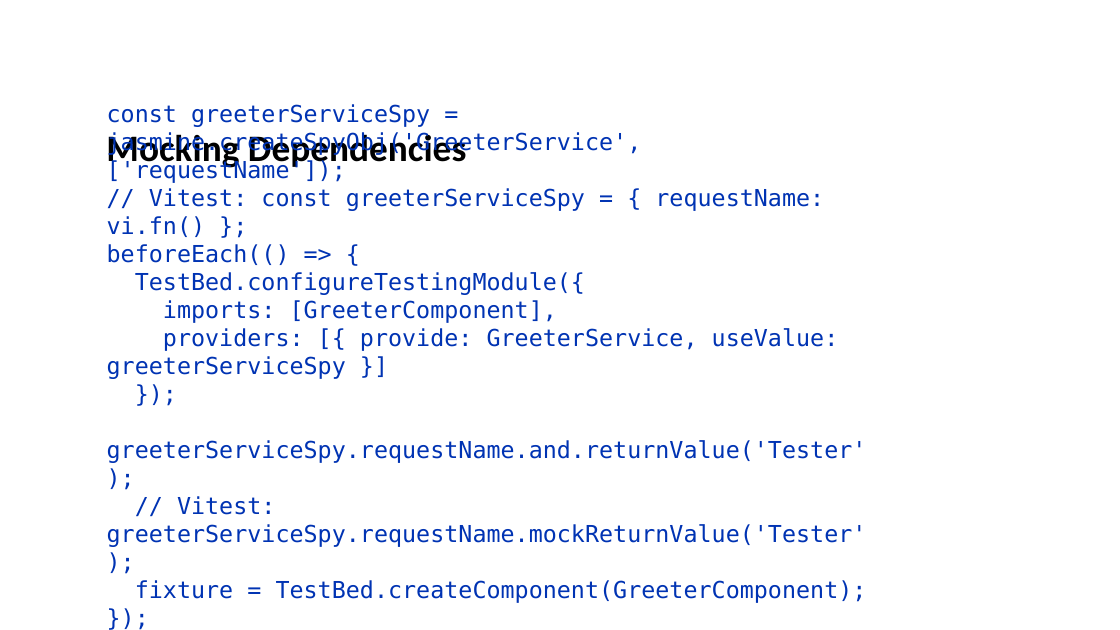
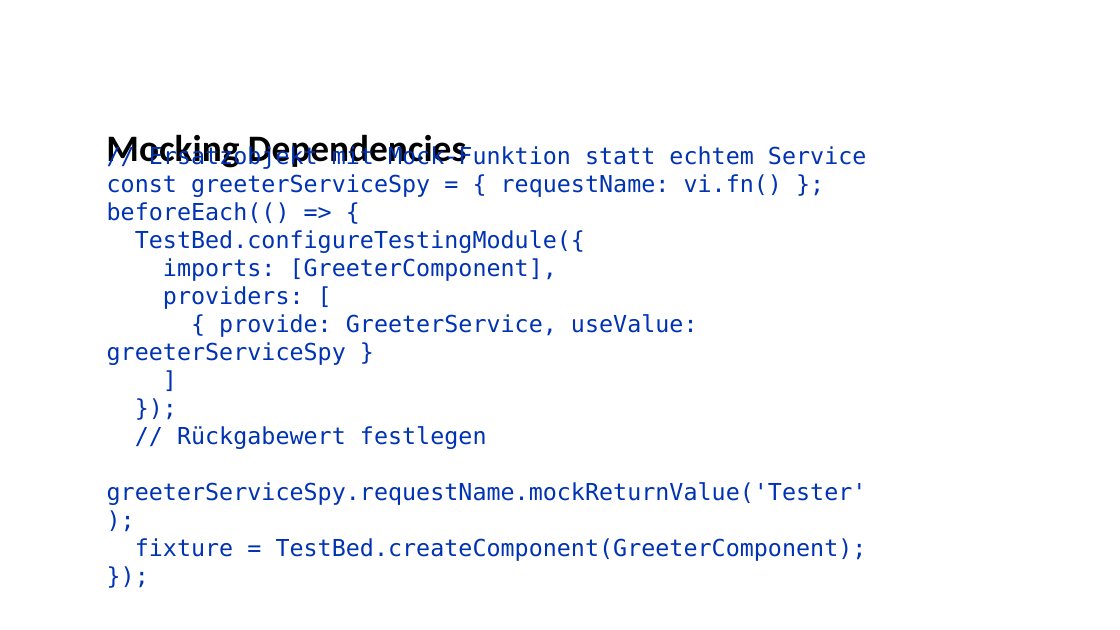
Before and after one commit to goetzingert/angular, a slide deck: slide 19 of Testing_angular21.pptx (slide 18 before the commit). Drawn at 1120x630 pixels with LibreOffice and Linux fonts; fonts in the diff are those of the drawing. Boxes give left, top, right and bottom in pixels: in the first picture for what was removed or moved away, otherwise in the second. Text is boxed around its words. In the diff, an @@ line names an element or a change of style, - is before the commit and + after.

```diff
--- a/Testing_angular21.pptx
+++ b/Testing_angular21.pptx
@@ text at (107,145,866,197): text changed @@
-const greeterServiceSpy = jasmine.createSpyObj('GreeterService', ['requestName']);
-// Vitest: const greeterServiceSpy = { requestName: vi.fn() };
+// Ersatzobjekt mit Mock-Funktion statt echtem Service
+const greeterServiceSpy = { requestName: vi.fn() };
@@ text at (107,286,698,365): text changed @@
-providers: [{ provide: GreeterService, useValue: greeterServiceSpy }]
+providers: [
+{ provide: GreeterService, useValue: greeterServiceSpy }
+]
@@ text at (107,426,867,505): text changed @@
-greeterServiceSpy.requestName.and.returnValue('Tester');
-// Vitest: greeterServiceSpy.requestName.mockReturnValue('Tester');
+// Rückgabewert festlegen
+greeterServiceSpy.requestName.mockReturnValue('Tester');
```
Also in this commit, not shown: 12 other slides changed, 1 slide added, 4 other files.
